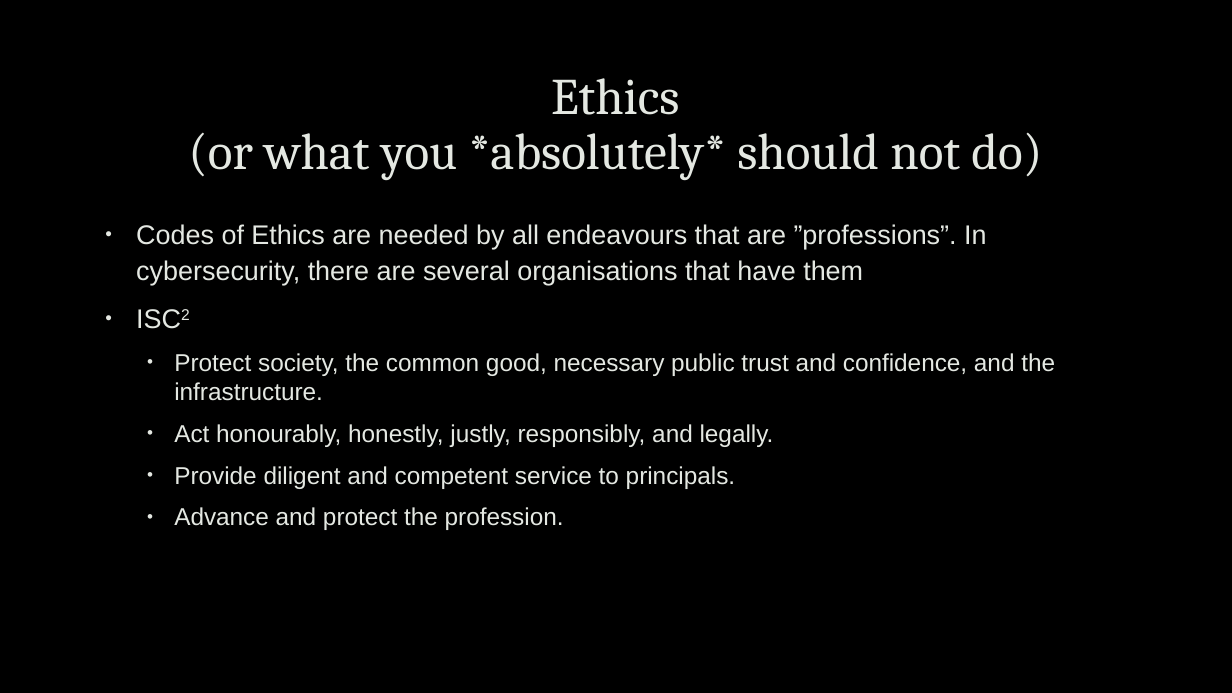
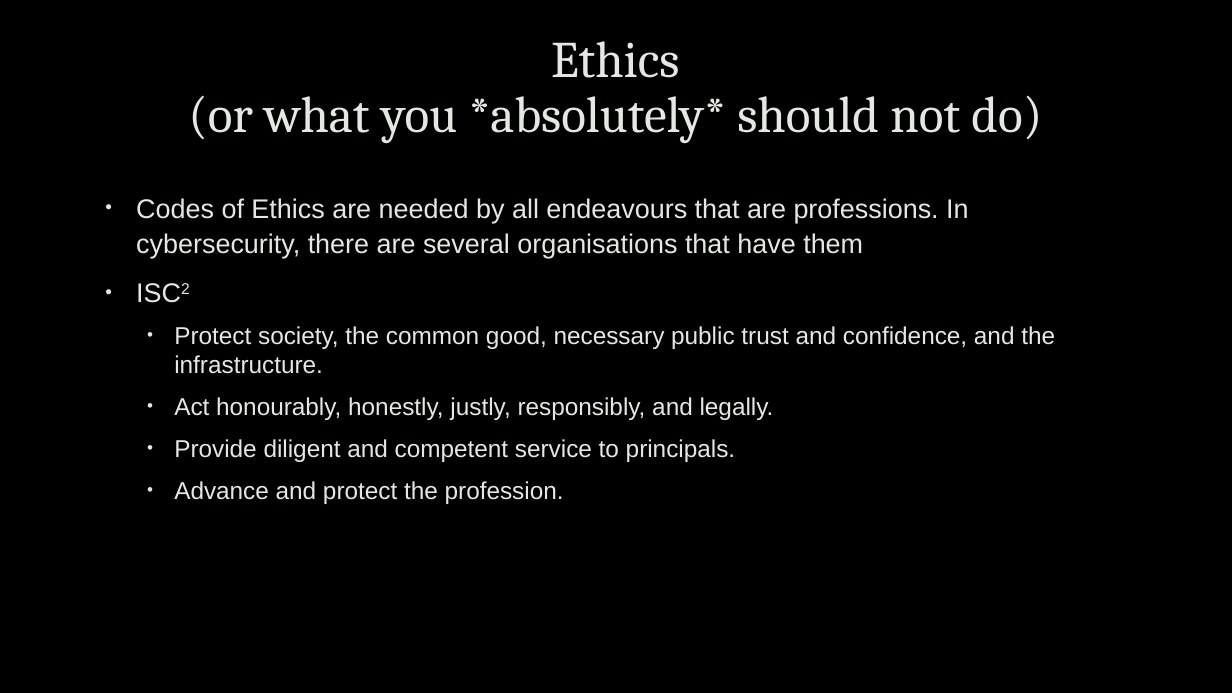
Before and after one commit to uwacyber/cits1003, a slide deck: slide 37 of cits1003-lecture_slides/CITS1003-0 Overview.pptx. Drawn at 1232x693 pixels with LibreOffice and Linux fonts; fonts in the diff are those of the drawing; background and template pictures are left out. Boxes give left, top, right and bottom in pixels: in the first picture for what was removed or moved away, otherwise in the second. Text is boxed around its words. In the diff, an @@ line names an element or a change of style, - is before the commit and + after.

```diff
--- a/cits1003-lecture_slides/CITS1003-0 Overview.pptx
+++ b/cits1003-lecture_slides/CITS1003-0 Overview.pptx
@@ title "Ethics (or what you *absolutely* ..." moved from (x1=188, y1=78, x2=1042, y2=181) to (x1=188, y1=41, x2=1042, y2=144) @@
@@ text "Codes of Ethics are needed ..." moved from (x1=136, y1=224, x2=1055, y2=530) to (x1=136, y1=198, x2=1055, y2=504) @@
@@ text at (x1=136, y1=198, x2=968, y2=258): text changed @@
-• Codes of Ethics are needed by all endeavours that are ”professions”. In cybersecurity, there are several organisations that have them
+• Codes of Ethics are needed by all endeavours that are professions. In cybersecurity, there are several organisations that have them
```
Also in this commit, not shown: 29 other slides changed, 1 slide added, 1 slide removed.
